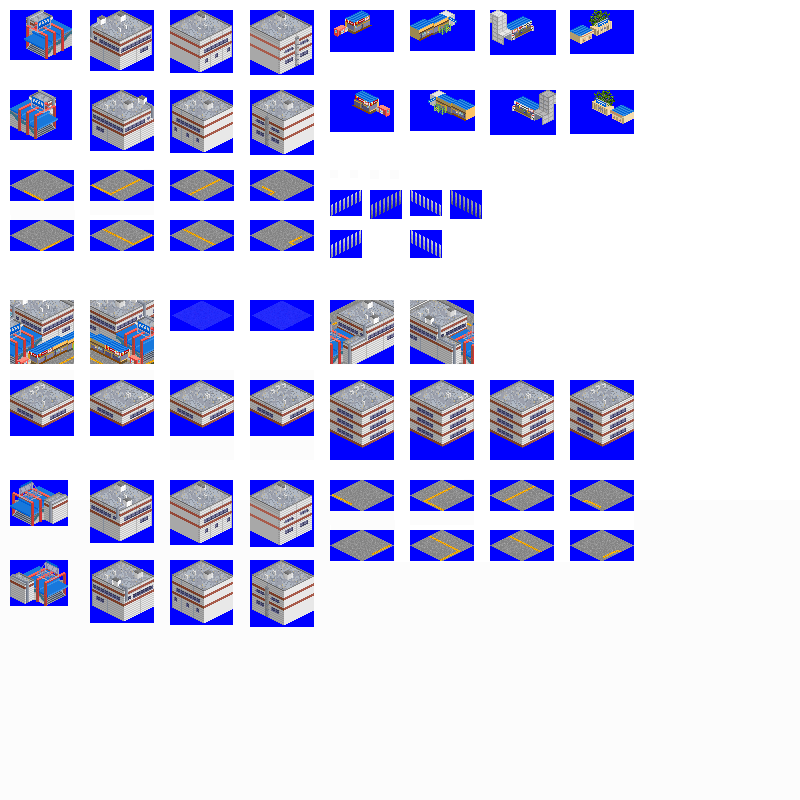
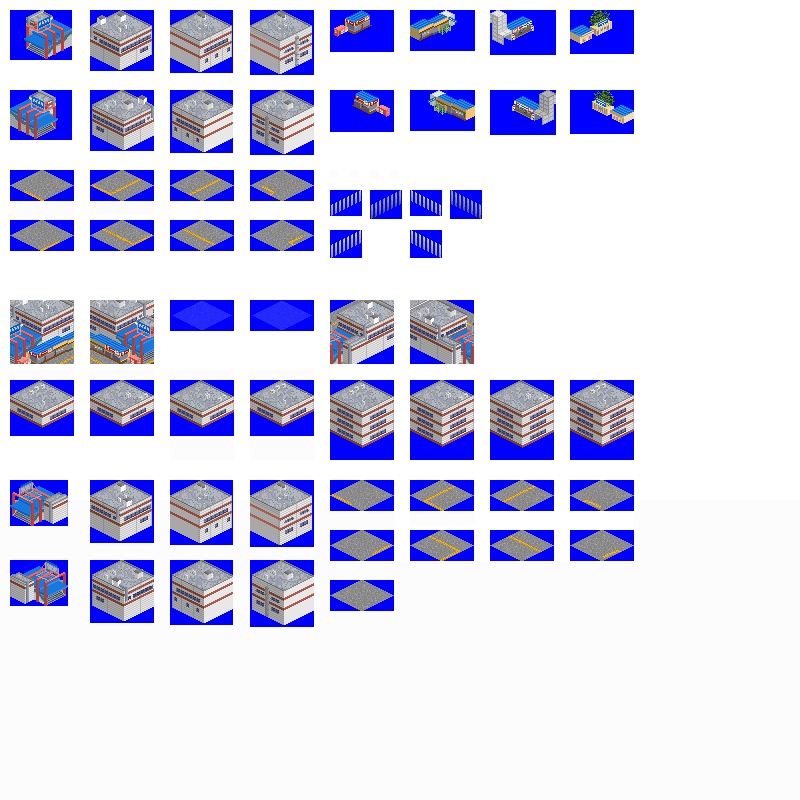
Comparing the layer stacks of the two 800×800 images. Changes:
painted on "ground" over [left=330, top=580, right=394, bottom=611]
painted on "배경" over [left=330, top=580, right=394, bottom=611]
